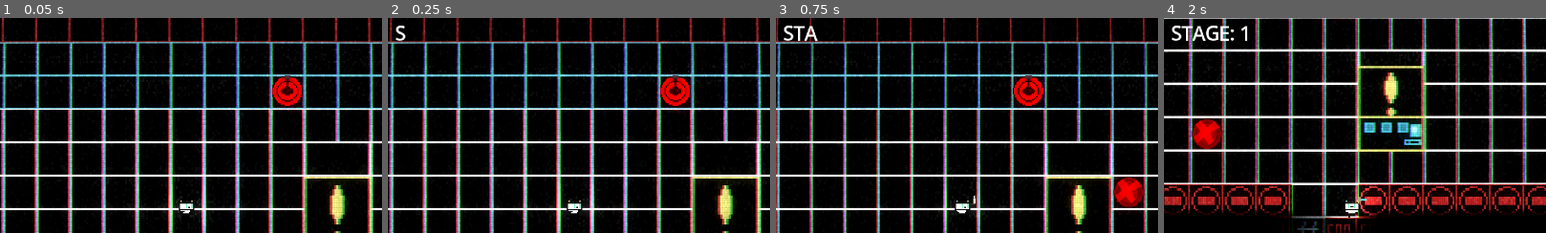
Above: before the commit, frames 1-4 (left to right).
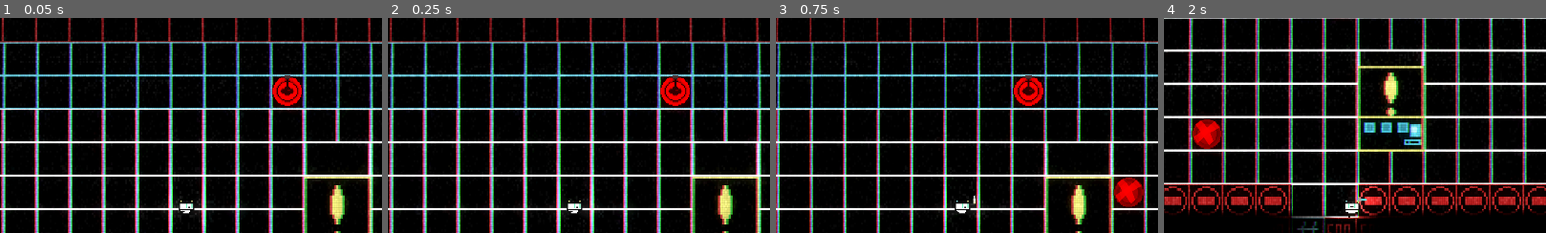
Above: after the commit, the same moments.

Repository: LexMalch/DebagerNew
Game: Godot game, scene res://scene/main/main.tscn
Same seed, same stepped clock (60 frames per second), same inputs: the game is played once before the commit and once after it.
Inputs (mouse positions are % of the whole screen's width and height, from its top left):
- Up to frame 1 (0.05 s): no input
- Up to frame 2 (0.25 s): no input
- Up to frame 3 (0.75 s): move the mouse to (72, 45) at 0.52 s; hold D (right) from 0.53 s (still down); hold 3 (build_mode) from 0.53 s (still down)
- Up to frame 4 (2 s): move the mouse to (30, 55) at 1.27 s; release D (right) at 1.28 s; release 3 (build_mode) at 1.28 s; hold S (down) from 1.28 s (still down); tap 1 (dig_mode) at 1.35 s
The pictures show only the part of the screen within x 26-76%, y 6-56%; the shares and areas given below are measured in that part.

Frame 1 is identical in both runs. In frame 2, 0.1% of the frame differs, in the area x 2-5%, y 3-11%; in frame 3, 0.3%; in frame 4, 0.7%, in the area x 2-22%, y 3-11%.

Commit message:
DFGHDFGH

Diff:
--- a/scene/ui/label.gd
+++ b/scene/ui/label.gd
@@ -1,17 +1,17 @@
 extends Label
 
-var full_text = "STAGE: 1"
+var full_text = "Stage: "+str(Globals.stage)
 var current_char = 0
 var typing_speed = 0.2  # Задержка между символами (в секундах)
 
 func _ready():
-	#%Wall.type.connect(_on_wall_type)
 	$TypeTimer.wait_time = typing_speed
 	$TypeTimer.timeout.connect(_on_type_timer_timeout)
-	start_typing()
+
 
 func start_typing():
 	show()
+	full_text = "Stage: "+str(Globals.stage)
 	text = ""  # Очищаем текст
 	current_char = 0
 	$TypeTimer.start()
@@ -22,7 +22,7 @@
 		current_char += 1
 	else:
 		$TypeTimer.stop()  # Останавливаем, когда весь текст напечатан
-		await get_tree().create_timer(10).timeout
+		await get_tree().create_timer(5).timeout
 		hide()
 
 
